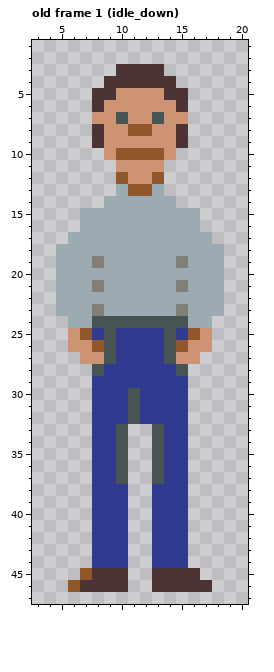
File history of a pixel-art file, resources/character.aseprite. Above, as it was before the edit.
24x48 pixels, 23 frames. Shown: old frame 1 (idle_down): x 3..20, y 1..47. The commit also changed other frames, which this record leaves out.
After:
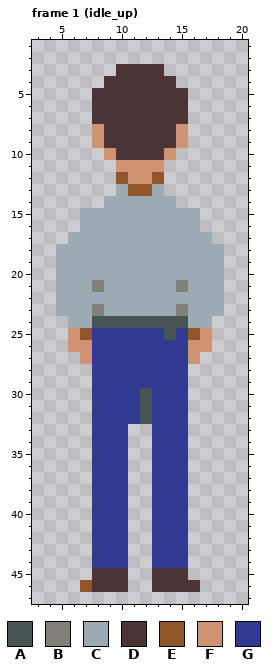
Palette (. is transparent): A #485454  B #808078  C #9cabb1  D #4c3435  E #92562b  F #cd9373  G #313a91
A new or re-ordered frame is compared with the old frame closest to it.
Difference:
frames 23 -> 57
--- frame 1 (idle_up) is new; against old frame 1 (idle_down)
@@ x 6..17 @@
  4 ...DDDDDD...
- 5 ..DDFFFFDD..
- 6 ..DFFFFFFD..
- 7 ..FFAFFAFF..
- 8 ..DFFEEFFD..
- 9 ..DFFFFFFD..
-10 ...FEEEEF...
+ 5 ..DDDDDDDD..
+ 6 ..DDDDDDDD..
+ 7 ..DDDDDDDD..
+ 8 ..FDDDDDDF..
+ 9 ..FDDDDDDF..
+10 ...FDDDDF...
 11 ....FFFF....
@@ x 6..17 @@
 18 CCCCCCCCCCCC
-19 CCBCCCCCCBCC
+19 CCCCCCCCCCCC
 20 CCCCCCCCCCCC
@@ x 6..17 @@
 24 CCAAAAAAAACC
-25 FEGAGGGGAGEF
-26 FFEAGGGGAEFF
-27 .FFAGGGGAFF.
-28 ..AGGGGGGA..
+25 FEGGGGGGAGEF
+26 FFGGGGGGGGFF
+27 .FGGGGGGGGF.
+28 ..GGGGGGGG..
 29 ..GGGGGGGG..
-30 ..GGGAGGGG..
-31 ..GGGAGGGG..
-32 ..GGGAGGGG..
-33 ..GGA..AGG..
-34 ..GGA..AGG..
-35 ..GGA..AGG..
-36 ..GGA..AGG..
-37 ..GGA..AGG..
+30 ..GGGGAGGG..
+31 ..GGGGAGGG..
+32 ..GGGGAGGG..
+33 ..GGG..GGG..
+34 ..GGG..GGG..
+35 ..GGG..GGG..
+36 ..GGG..GGG..
+37 ..GGG..GGG..
 38 ..GGG..GGG..
@@ x 3..20 @@
 44 .....GGG..GGG.....
-45 ....EDDD..DDDD....
-46 ...EDDDD..DDDDD...
+45 .....DDD..DDD.....
+46 ....EDDD..DDDD....
 47 ..................
